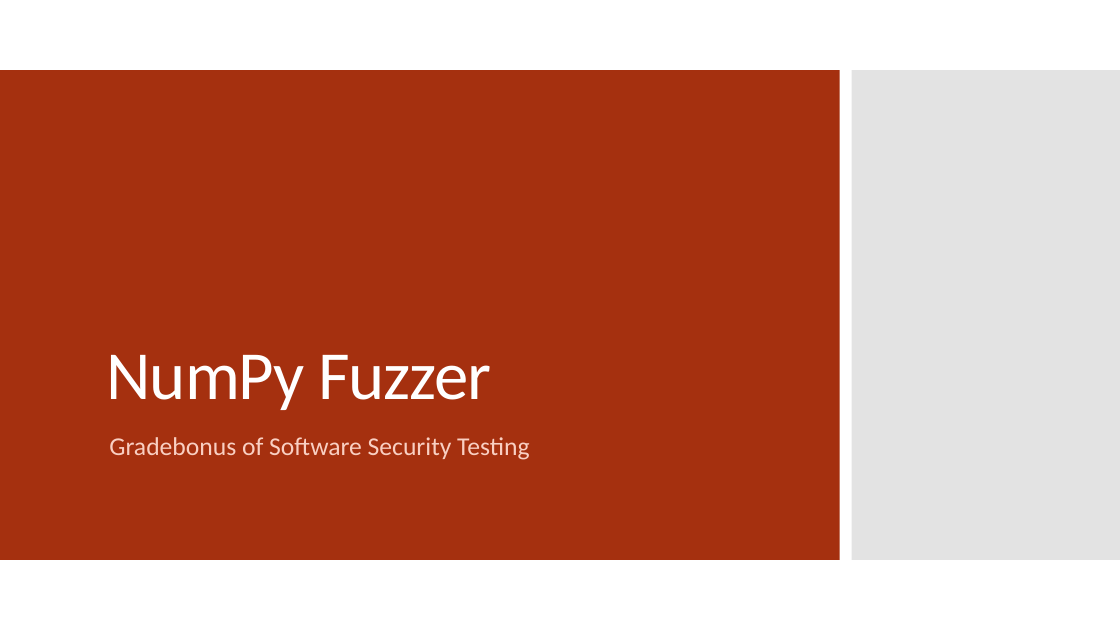
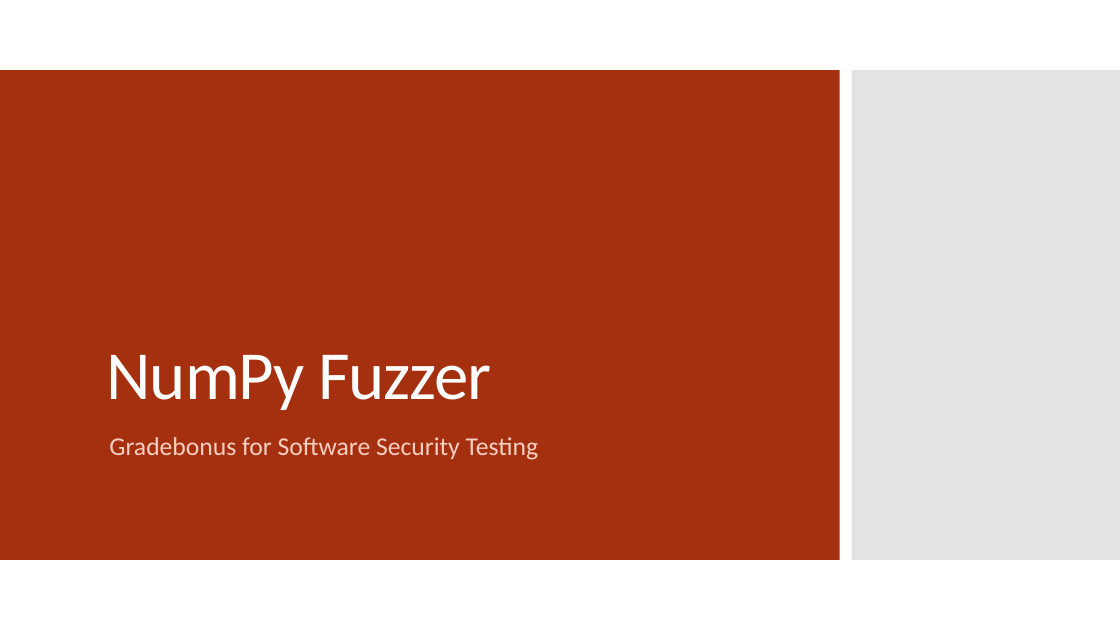
Before and after one commit to 12rcu/NumpyFuzzer, a slide deck: slide 1 of NumPy_Fuzzer_Presentation.pptx. Drawn at 1120x630 pixels with LibreOffice and Linux fonts; fonts in the diff are those of the drawing. Boxes give left, top, right and bottom in pixels: in the first picture for what was removed or moved away, otherwise in the second. Text is boxed around its words. In the diff, an @@ line names an element or a change of style, - is before the commit and + after.

Commit message:
presentation slides updated

```diff
--- a/NumPy_Fuzzer_Presentation.pptx
+++ b/NumPy_Fuzzer_Presentation.pptx
@@ subtitle at box(109, 437, 538, 460): text changed @@
-Gradebonus of Software Security Testing
+Gradebonus for Software Security Testing
```
Also in this commit, not shown: 1 other slide changed.
